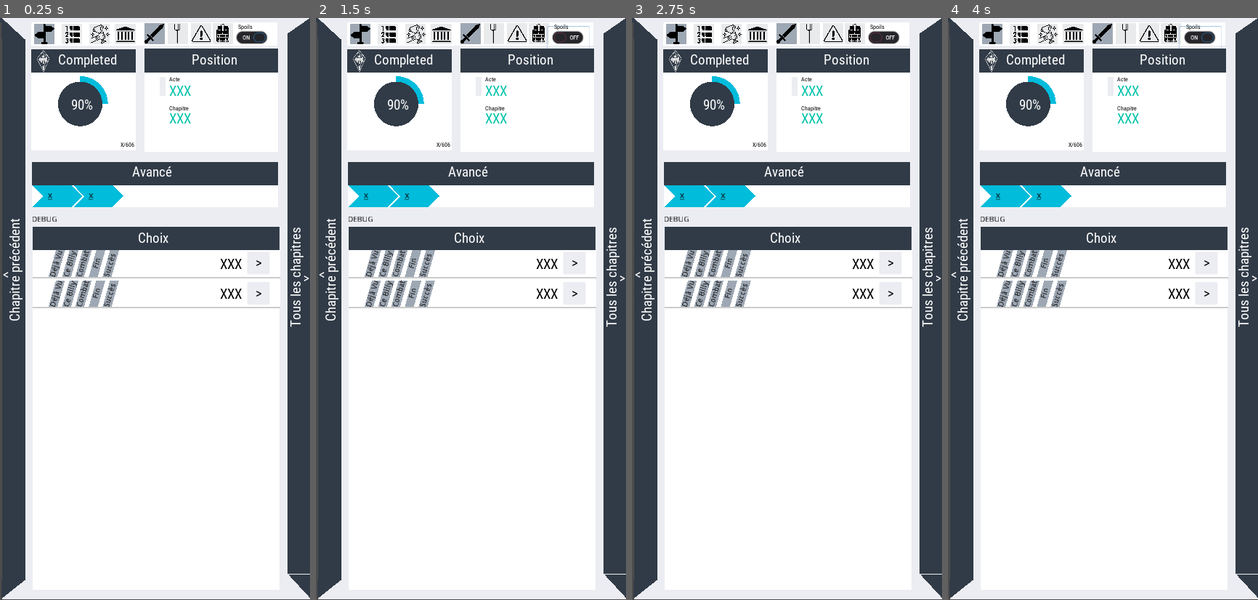
Above: before the commit, frames 1-4 (left to right).
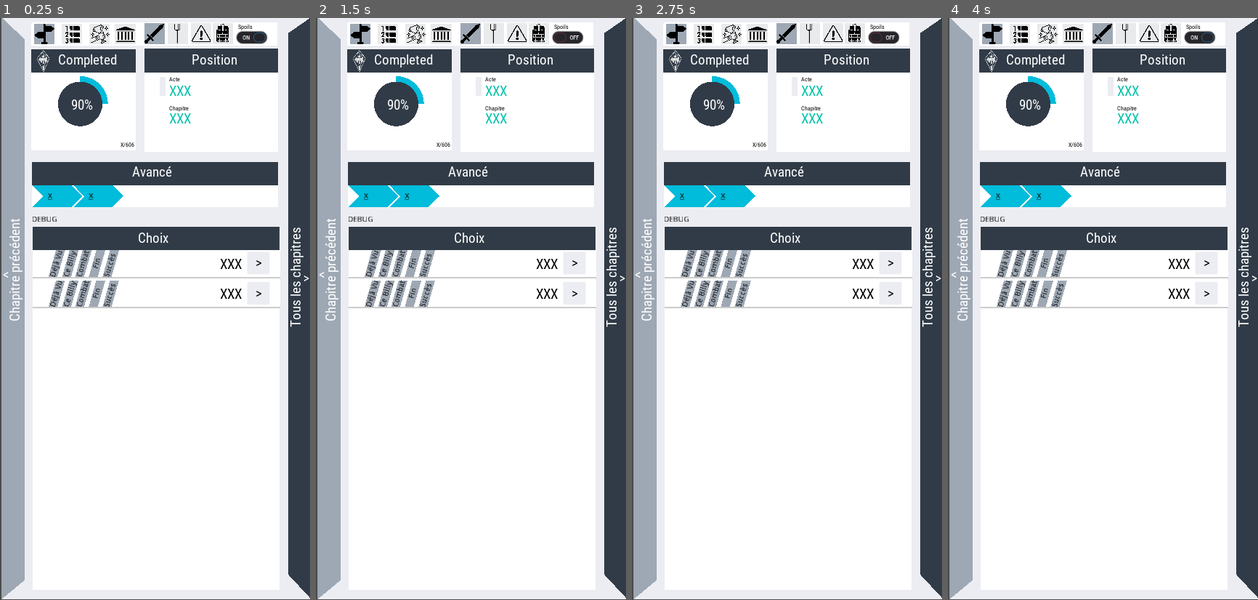
Above: after the commit, the same moments.

Repository: naparuba/fdcn
Game: Godot game, scene res://main.tscn
Same seed, same stepped clock (60 frames per second), same inputs: the game is played once before the commit and once after it.
Inputs (mouse positions are in pixels of both pictures, inside the frame that each line leads up to):
- Up to frame 1 (0.25 s): no input
- Up to frame 2 (1.5 s): click (328, 309) at 0.52 s; click (567, 35) at 1.25 s
- Up to frame 3 (2.75 s): click (889, 262) at 2.02 s
- Up to frame 4 (4 s): click (960, 309) at 2.77 s; click (1199, 35) at 3.5 s

The runs differ from the first frame. In frame 1, 7.5% of the frame differs, in the area x 0-100%, y 0-100%; in frame 2, 7.6%; in frame 3, 7.5%; in frame 4, 7.6%.
Error before the commit: Error calling built-in function 'len': Object can't provide a length. (res://main.gd:218)
Error after the commit: Error calling built-in function 'len': Object can't provide a length. (res://main.gd:223)

Commit message:
Add: disable first left switcher when first node

Diff:
--- a/ChapterChoice.tscn
+++ b/ChapterChoice.tscn
@@ -60,6 +60,9 @@
 [node name="Button" type="TextureButton" parent="click"]
 margin_right = 40.0
 margin_bottom = 39.0
+__meta__ = {
+"_edit_use_anchors_": false
+}
 
 [node name="AlreadySeenPolygon" type="Polygon2D" parent="."]
 color = Color( 0.619608, 0.658824, 0.705882, 1 )
--- a/left_backer.gd
+++ b/left_backer.gd
@@ -6,13 +6,17 @@
 
 export var txt = 'unset'
 export var dest = 'UNSET'
+export var is_disabled = false
 
 # Called when the node enters the scene tree for the first time.
 func _ready():
 	$txt.text = txt
 
+func set_enabled():
+	$poly.color = Color('313b47')
 
-
+func set_disabled():
+	$poly.color = Color('9ea8b4')
 
 func _on_button_pressed():
 	Swiper.go_to_page(self.dest)
--- a/left_backer.tscn
+++ b/left_backer.tscn
@@ -1,8 +1,9 @@
 [gd_scene load_steps=4 format=2]
 
 [ext_resource path="res://fonts/amon_font.tres" type="DynamicFont" id=1]
-[ext_resource path="res://themes/side_buttons_background_style.tres" type="StyleBox" id=2]
 [ext_resource path="res://left_backer.gd" type="Script" id=3]
+
+[sub_resource type="StyleBoxEmpty" id=1]
 
 [node name="Left-Back" type="Panel"]
 margin_left = 0.429886
@@ -11,11 +12,15 @@
 margin_bottom = 1053.95
 rect_rotation = -90.0
 mouse_filter = 1
-custom_styles/panel = ExtResource( 2 )
+custom_styles/panel = SubResource( 1 )
 script = ExtResource( 3 )
 __meta__ = {
 "_edit_use_anchors_": false
 }
+
+[node name="poly" type="Polygon2D" parent="."]
+color = Color( 0.192157, 0.231373, 0.278431, 1 )
+polygon = PoolVector2Array( 1011.8, -0.354608, 971.897, 41.3246, 0.236511, 41.4079, -34.1299, -0.374651 )
 
 [node name="txt" type="Label" parent="."]
 margin_left = 465.475
@@ -40,15 +45,6 @@
 "_edit_use_anchors_": false
 }
 
-[node name="top" type="Polygon2D" parent="."]
-color = Color( 0.192157, 0.231373, 0.278431, 1 )
-polygon = PoolVector2Array( 971.963, 0.0406612, 971.963, 41.6629, 1012.1, -1.74314 )
-
-[node name="bottom" type="Polygon2D" parent="."]
-position = Vector2( -1018.32, 3.96838 )
-color = Color( 0.192157, 0.231373, 0.278431, 1 )
-polygon = PoolVector2Array( 1018.54, 37.6579, 984.64, -5.04383, 1018.73, -4.85654 )
-
 [node name="button" type="TextureButton" parent="."]
 margin_left = 3.0
 margin_top = -1.0
--- a/main.gd
+++ b/main.gd
@@ -200,6 +200,11 @@
 		top_menu.set_spoils(self.parameters['spoils'])
 		top_menu.set_billy(self.parameters['billy'])
 
+	# Note: the first left backer should be disabled if we cannot get back
+	if self.have_previous_chapters():
+		$"Background/Left-Back".set_enabled()
+	else:
+		$"Background/Left-Back".set_disabled()
 	#var billys = {'guerrier': $Background/Billys/BlockGuerrier,
 	#'paysan':$Background/Billys/BlockPaysan,
 	#'prudent':$Background/Billys/BlockPrudent,
@@ -304,6 +309,9 @@
 		choices.add_child(choice)
 
 
+func have_previous_chapters():
+	return len(self.session_visited_nodes) > 1
+
 func jump_to_previous_chapter():
 	print('Jumping to previous chapter: %s' % str(self.session_visited_nodes))
 	if len(self.session_visited_nodes) <= 1:
--- a/main.tscn
+++ b/main.tscn
@@ -39,6 +39,7 @@
 [node name="Left-Back" parent="Background" instance=ExtResource( 16 )]
 txt = "Chapitre précédent"
 dest = "BACK"
+is_disabled = true
 
 [node name="Right-Next" parent="Background" instance=ExtResource( 17 )]
 txt = "Tous les chapitres"
--- a/right_nexter.tscn
+++ b/right_nexter.tscn
@@ -1,8 +1,9 @@
 [gd_scene load_steps=4 format=2]
 
 [ext_resource path="res://fonts/amon_font.tres" type="DynamicFont" id=1]
-[ext_resource path="res://themes/side_buttons_background_style.tres" type="StyleBox" id=2]
 [ext_resource path="res://left_backer.gd" type="Script" id=3]
+
+[sub_resource type="StyleBoxEmpty" id=1]
 
 [node name="Right-Next" type="Panel"]
 margin_left = 557.789
@@ -11,11 +12,17 @@
 margin_bottom = 70.8275
 rect_rotation = 90.0
 mouse_filter = 1
-custom_styles/panel = ExtResource( 2 )
+custom_styles/panel = SubResource( 1 )
 script = ExtResource( 3 )
 __meta__ = {
 "_edit_use_anchors_": false
 }
+
+[node name="poly" type="Polygon2D" parent="."]
+position = Vector2( 983.122, 557.359 )
+rotation = 3.14159
+color = Color( 0.192157, 0.231373, 0.278431, 1 )
+polygon = PoolVector2Array( 1011.98, 557.477, 983.134, 515.635, 10.9783, 515.59, -34.0981, 557.79 )
 
 [node name="txt" type="Label" parent="."]
 margin_left = 527.893
@@ -41,18 +48,6 @@
 "_edit_use_anchors_": false
 }
 
-[node name="top" type="Polygon2D" parent="."]
-position = Vector2( 983.122, 557.359 )
-rotation = 3.14159
-color = Color( 0.192157, 0.231373, 0.278431, 1 )
-polygon = PoolVector2Array( 1012.02, 557.146, 983.112, 515.615, 983.112, 557.426 )
-
-[node name="bottom" type="Polygon2D" parent="."]
-position = Vector2( 2001.44, 553.391 )
-rotation = 3.14159
-color = Color( 0.192157, 0.231373, 0.278431, 1 )
-polygon = PoolVector2Array( 1029.27, 511.852, 1029.27, 553.602, 984.018, 553.852 )
-
 [node name="button" type="TextureButton" parent="."]
 margin_left = 1.48657
 margin_top = -0.25531
--- a/swipe.gd
+++ b/swipe.gd
@@ -14,12 +14,12 @@
 
 func compute_event(event):
 	#self.main.print_debug('%s' % event)
-	if event is InputEventScreenDrag:
-		print("Player gets dragged")
+	#if event is InputEventScreenDrag:
+	#	print("Player gets dragged")
 		#print("ply:", position)
-		print("pos: ", event.position)
-		print("rel: ", event.relative)
-		print("vel: ", event.speed)
+	#	print("pos: ", event.position)
+	#	print("rel: ", event.relative)
+	#	print("vel: ", event.speed)
 	if event is InputEventScreenTouch:
 		print('TOUCH: %s' % event.is_pressed())
 		#self.main.print_debug('TOUCH: %s' % event.is_pressed())
@@ -30,13 +30,7 @@
 			print('STOP')
 			_calculate_swipe(event.position)
 	return
-	print('Swipe:: EVENT: %s' % event)
-	if event.is_action_pressed("click"):
-		print('START CLICK: %s' % event.position)
-		#swipe_start = get_global_mouse_pos()
-	if event.is_action_released("click"):
-		print('STOP CLICK %s' % event.position)
-		#_calculate_swipe(get_global_mouse_pos())
+
 
 func _calculate_swipe(swipe_end):
 	if swipe_start == null:
--- a/top_menu.gd
+++ b/top_menu.gd
@@ -34,7 +34,7 @@
 	for billy in billys.keys():
 		var panel = billys[billy]
 		var _style = panel.get('custom_styles/panel')
-		print('STYLE: %s' % _style)
+		#print('STYLE: %s' % _style)
 		_style.set_bg_color(Color('e9eaec'))  # set to light grey
 	billys[type_billy].get('custom_styles/panel').set_bg_color(Color('9ea8b4'))  # set to dark grey
 
@@ -49,7 +49,7 @@
 	for page in pages.keys():
 		var panel = pages[page]
 		var _style = panel.get('custom_styles/panel')
-		print('STYLE: %s' % _style)
+		#print('STYLE: %s' % _style)
 		_style.set_bg_color(Color('e9eaec'))  # set to light grey
 	pages[page_name].get('custom_styles/panel').set_bg_color(Color('9ea8b4'))  # set to dark grey
 
--- a/top_menu.tscn
+++ b/top_menu.tscn
@@ -280,6 +280,7 @@
 margin_top = 7.0
 margin_right = 238.0
 margin_bottom = 47.0
+focus_mode = 0
 pressed = true
 flat = true
 __meta__ = {
